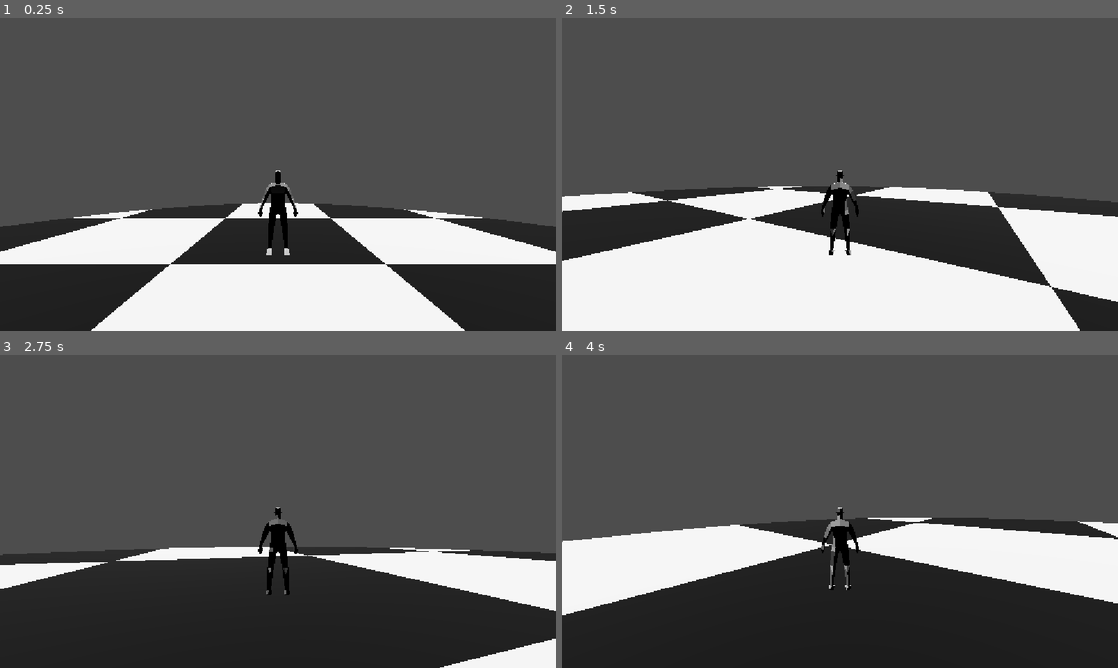
Above: before the commit, frames 1-4 (two rows, left to right).
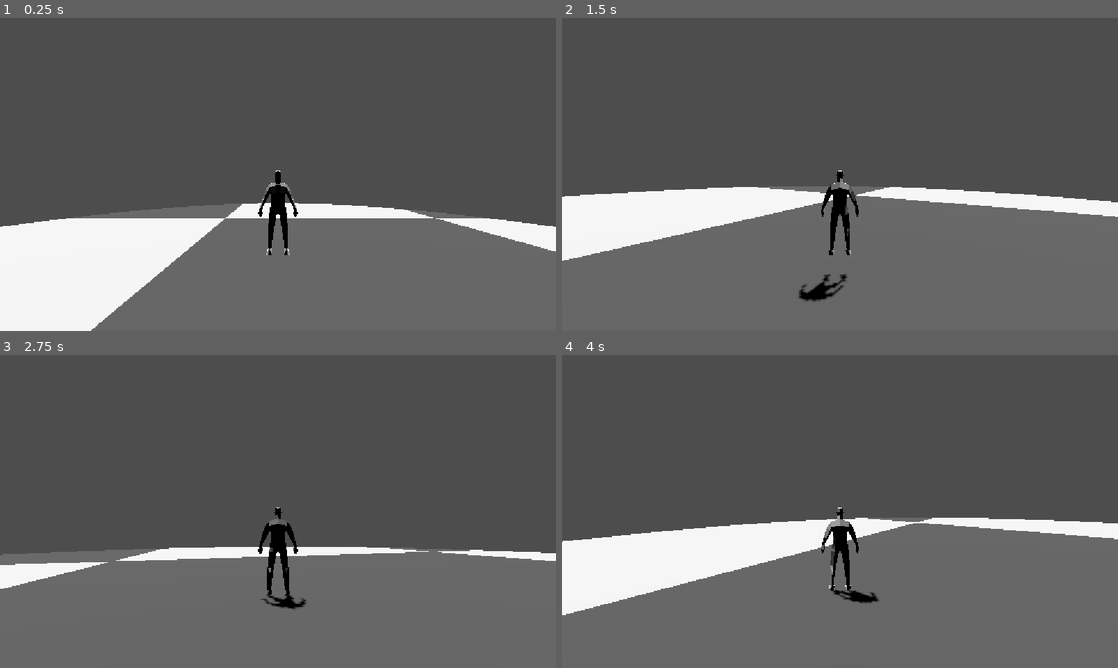
Above: after the commit, the same moments.

Repository: XMNNguyen/Soulslike_Roguelike
Game: Godot game, scene res://Scenes/main.tscn
Two runs of this game, one before a commit and one after it. Both use one fixed random seed, a clock stepped at 60 frames per second and the inputs below.
Inputs (mouse positions are in pixels of both pictures, inside the frame that each line leads up to):
- Up to frame 1 (0.25 s): no input
- Up to frame 2 (1.5 s): move the mouse to (867, 174) at 0.52 s; hold W (forward) from 0.53 s (still down); tap Space (dodge) at 0.6, 1.35 s; move the mouse to (812, 174) at 1.27 s
- Up to frame 3 (2.75 s): keep holding W (forward); move the mouse to (289, 505) at 2.02 s; tap Space (dodge) at 2.1 s
- Up to frame 4 (4 s): keep holding W (forward); move the mouse to (834, 517) at 2.77 s; tap Space (dodge) at 2.85, 3.6 s; move the mouse to (878, 514) at 3.52 s

The runs differ from the first frame. In frame 1, 33% of the frame differs, in the area x 0-100%, y 53-100%; in frame 2, 41%, in the area x 0-100%, y 52-100%; in frame 3, 36%; in frame 4, 38%.

Commit message:
added parameters and shadows to shader

Diff:
--- a/soulslike-roguelike/Scenes/Levels/Debug_Level/debug_level.tscn
+++ b/soulslike-roguelike/Scenes/Levels/Debug_Level/debug_level.tscn
@@ -12,6 +12,8 @@
 [sub_resource type="ShaderMaterial" id="ShaderMaterial_h7oiu"]
 render_priority = 0
 shader = ExtResource("3_ufrrj")
+shader_parameter/scale = 5.0000002375
+shader_parameter/grey_scale = 0.4
 
 [sub_resource type="CylinderShape3D" id="CylinderShape3D_eed4v"]
 height = 0.99975586
@@ -32,6 +34,7 @@
 
 [node name="DirectionalLight3D" type="DirectionalLight3D" parent="." unique_id=1498262541]
 transform = Transform3D(1, 0, 0, 0, -0.4379125, 0.89901763, 0, -0.89901763, -0.4379125, 0, 3.442146, 0)
+shadow_enabled = true
 
 [node name="StaticBody3D" type="StaticBody3D" parent="." unique_id=664876883]
 
--- a/soulslike-roguelike/Shaders/debug.gdshader
+++ b/soulslike-roguelike/Shaders/debug.gdshader
@@ -5,17 +5,22 @@
 	Displays mesh as a black and white checkerboard
 */
 
+uniform float scale : hint_range(0.0, 50.0) = 20.0;
+uniform float grey_scale : hint_range(0.0, 1.0) = 0.4;
+
 void vertex() {
 	// Called for every vertex the material is visible on.
 }
 
 void fragment() {
-	vec2 uv_scale = UV * 10.0;
+	vec2 uv_scale = UV * scale;
 
 	// determines what tile a pixel lands on
 	float checker = mod(floor(uv_scale.x) + floor(uv_scale.y), 2.0);
 
-	ALBEDO = vec3(checker);
+	float final_color = clamp(checker, grey_scale, 1.0);
+
+	ALBEDO = vec3(final_color);
 }
 
 //void light() {
